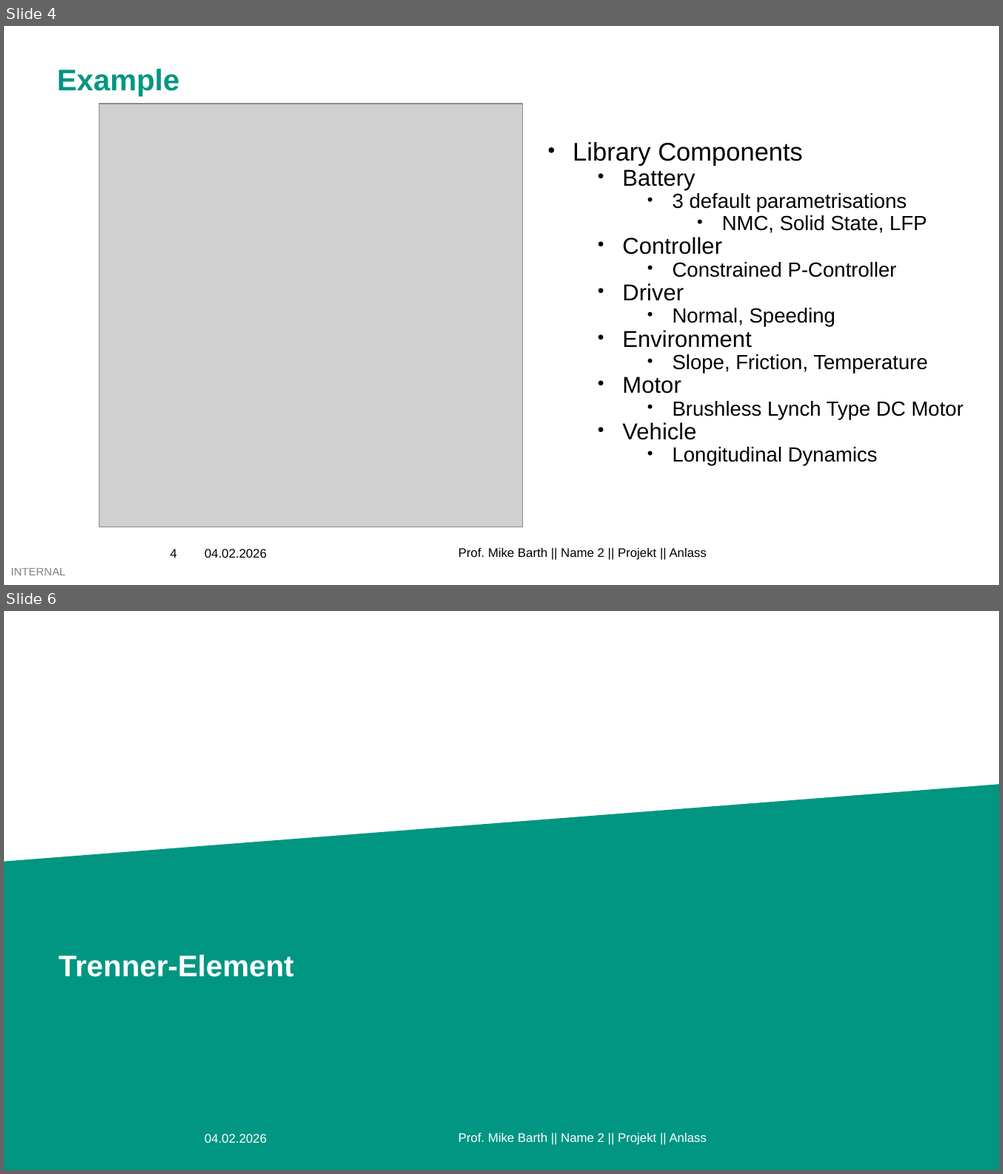
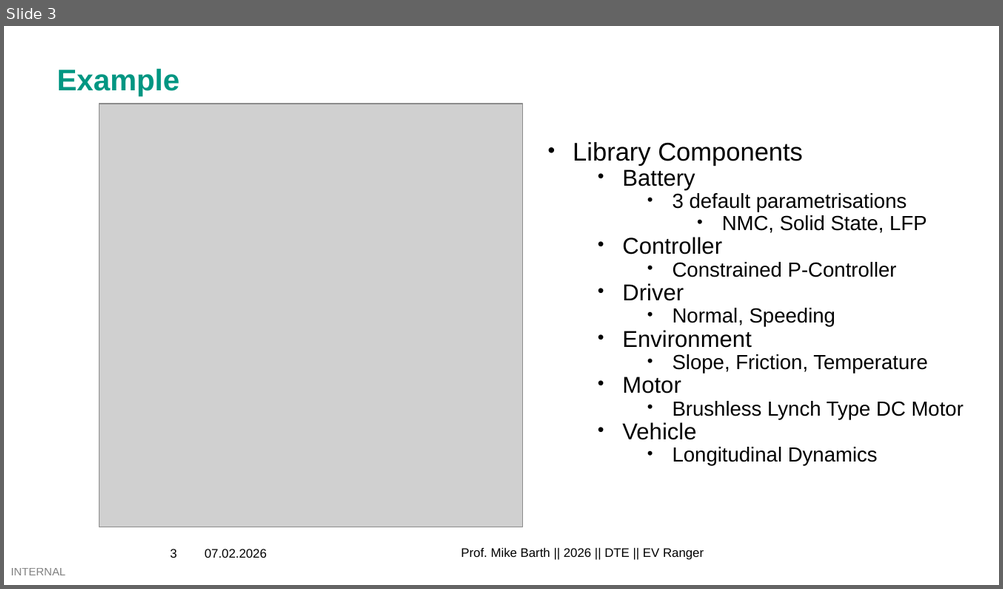
Before and after one commit to Coraku/Digital-Twin, a slide deck: Slides.pptx. Shown one above the other, each under a label of ours: slides 4 and 6 before the commit, slide 3 after it; the slides between them are not shown. The pictures are 1003x1174 and 1003x589 pixels, drawn with LibreOffice and Linux fonts; fonts in the diff are those of the drawing; grey boxes stand for pictures; background and template pictures are left out. Boxes give left, top, right and bottom in pixels: in the first picture for what was removed or moved away, otherwise in the second. Text is boxed around its words. In the diff, an @@ line names an element or a change of style, - is before the commit and + after.

```diff
--- a/Slides.pptx
+++ b/Slides.pptx
@@ slide 6 removed at box(4, 611, 999, 1170), background #FFFFFF; not listed: 1 template element that a slide beside it also shows @@
@@ flow chart manual input removed at box(4, 784, 999, 1170) @@
@@ title removed at box(59, 954, 294, 977) @@
-Trenner-Element
@@ text removed at box(205, 1134, 267, 1143) @@
-04.02.2026
@@ text removed at box(458, 1133, 706, 1145) @@
-Prof. Mike Barth || Name 2 || Projekt || Anlass
@@ what was slide 4 is now slide 3 @@
@@ slide 3 changed as well @@
@@ page number at box(170, 549, 176, 558): text changed @@
-4
+3
@@ text at box(205, 549, 267, 558): text changed @@
-04.02.2026
+07.02.2026
@@ text at box(461, 548, 703, 560): text changed @@
-Prof. Mike Barth || Name 2 || Projekt || Anlass
+Prof. Mike Barth || 2026 || DTE || EV Ranger
```
Also in this commit, not shown: 2 other slides changed, 3 other slides removed.
